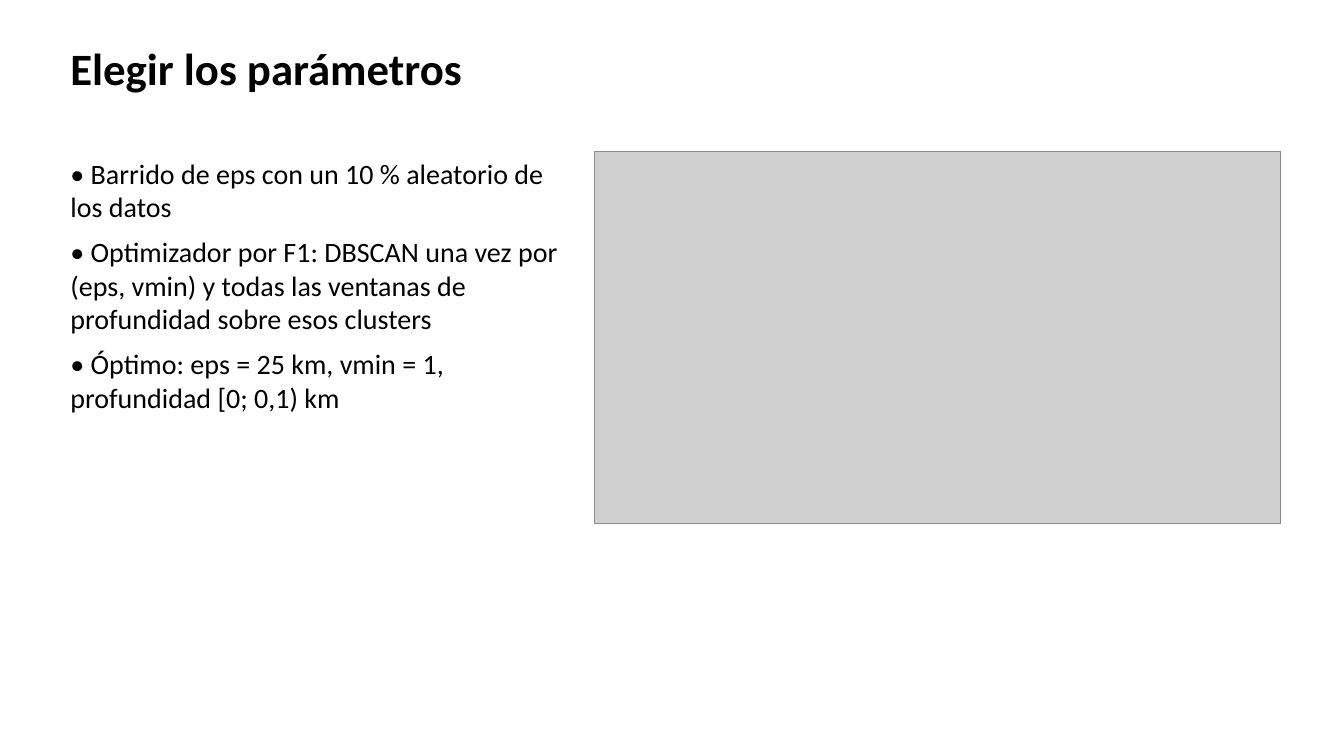
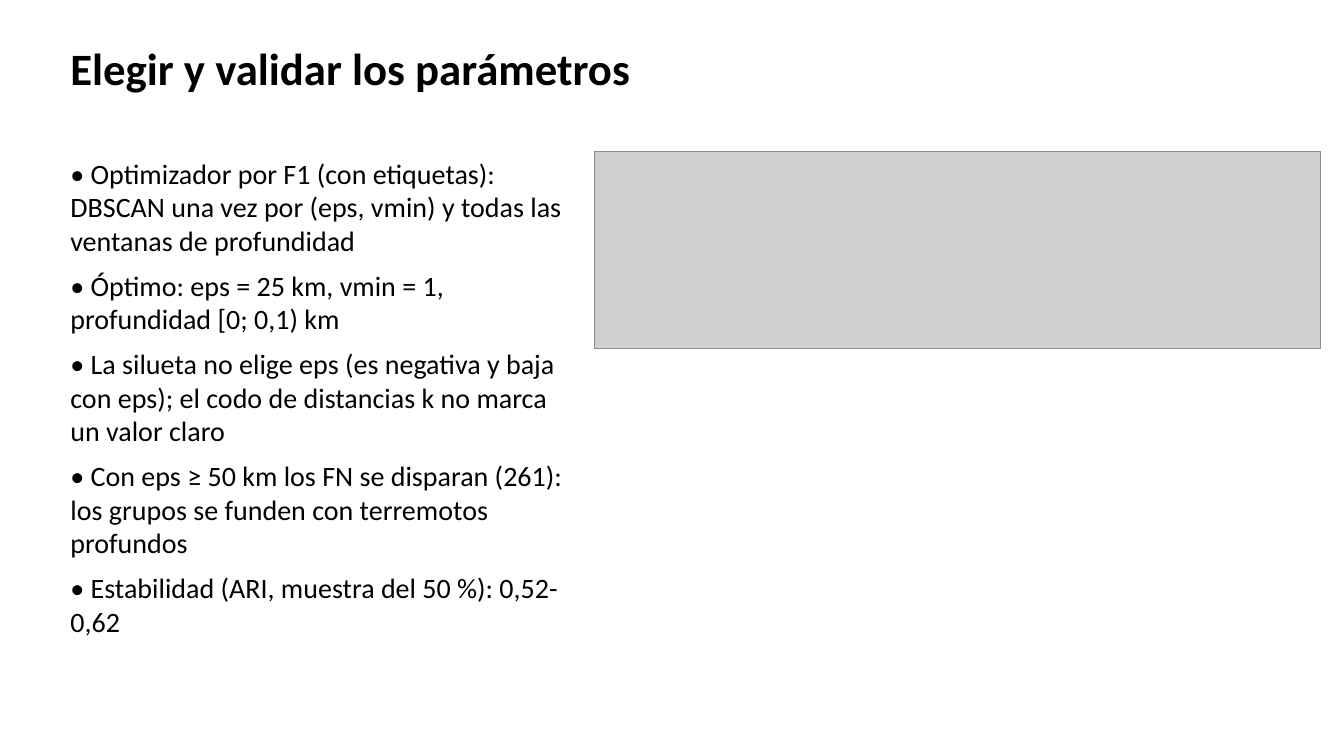
Before and after one commit to ArnauMontull/CPIA-Expo, a slide deck: slide 7 of presentacion/expo_cpia.pptx. Drawn at 1344x756 pixels with LibreOffice and Linux fonts; fonts in the diff are those of the drawing; grey boxes stand for pictures. Boxes give left, top, right and bottom in pixels: in the first picture for what was removed or moved away, otherwise in the second. Text is boxed around its words. In the diff, an @@ line names an element or a change of style, - is before the commit and + after.

```diff
--- a/presentacion/expo_cpia.pptx
+++ b/presentacion/expo_cpia.pptx
@@ text at (70,53,630,93): text changed @@
-Elegir los parámetros
+Elegir y validar los parámetros
@@ text at (70,163,561,256): text changed @@
-• Barrido de eps con un 10 % aleatorio de los datos
-• Optimizador por F1: DBSCAN una vez por (eps, vmin) y todas las ventanas de profundidad sobre esos clusters
+• Optimizador por F1 (con etiquetas): DBSCAN una vez por (eps, vmin) y todas las ventanas de profundidad
@@ picture: place and size @@
-picture at (595,151,1280,523)
+picture at (595,151,1321,348)
@@ text at (70,353,562,636): paragraphs added @@
+• La silueta no elige eps (es negativa y baja con eps); el codo de distancias k no marca un valor claro
+• Con eps ≥ 50 km los FN se disparan (261): los grupos se funden con terremotos profundos
+• Estabilidad (ARI, muestra del 50 %): 0,52-0,62
```
Also in this commit, not shown: 14 other files.
